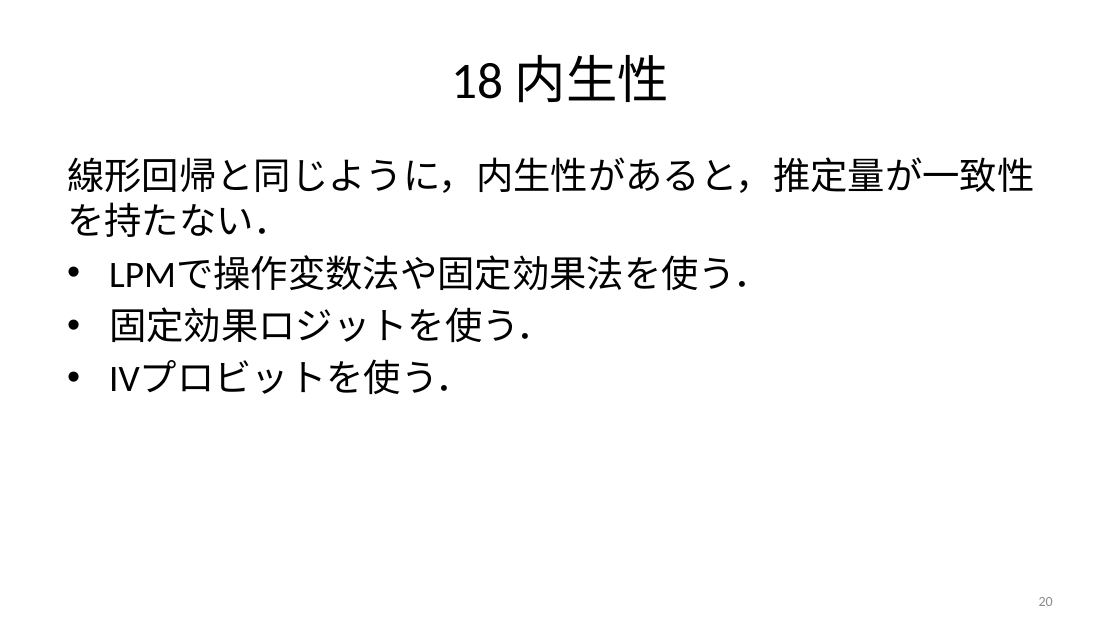
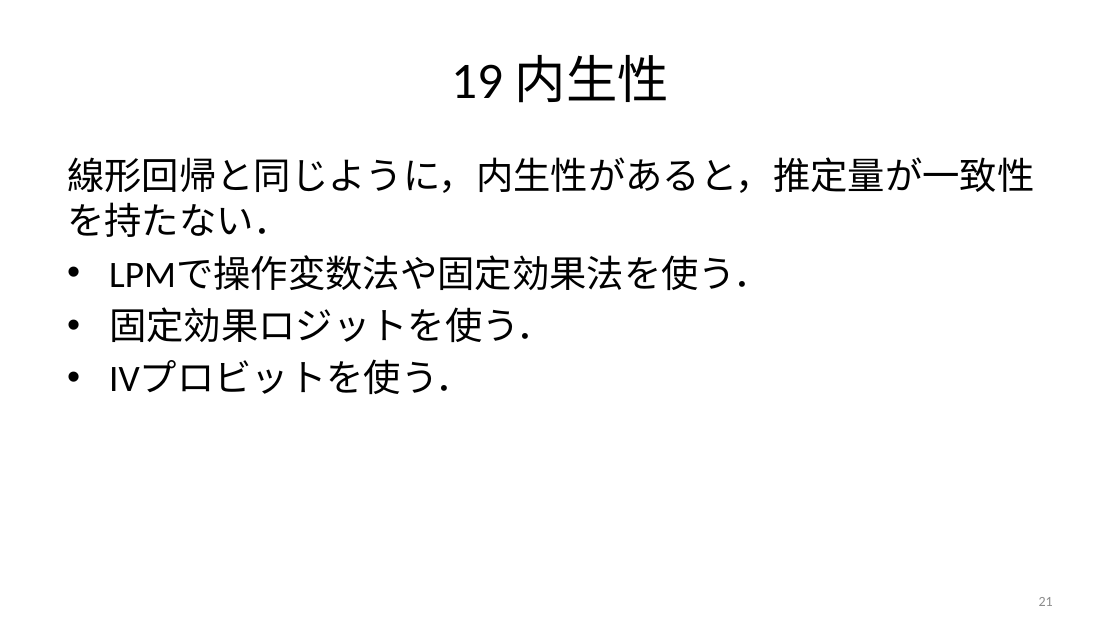
Before and after one commit to ritsuecon/owanseminar, a slide deck: slide 21 of 09-discrete-choice/binary-choice.pptx (slide 20 before the commit). Drawn at 1120x630 pixels with LibreOffice and Linux fonts; fonts in the diff are those of the drawing. Boxes give left, top, right and bottom in pixels: in the first picture for what was removed or moved away, otherwise in the second. Text is boxed around its words. In the diff, an @@ line names an element or a change of style, - is before the commit and + after.

```diff
--- a/09-discrete-choice/binary-choice.pptx
+++ b/09-discrete-choice/binary-choice.pptx
@@ title at (451, 55, 669, 103): text changed @@
-18 内生性
+19 内生性
@@ page number at (1039, 597, 1053, 606): text changed @@
-20
+21
```
Also in this commit, not shown: 10 other slides changed, 1 slide added.
